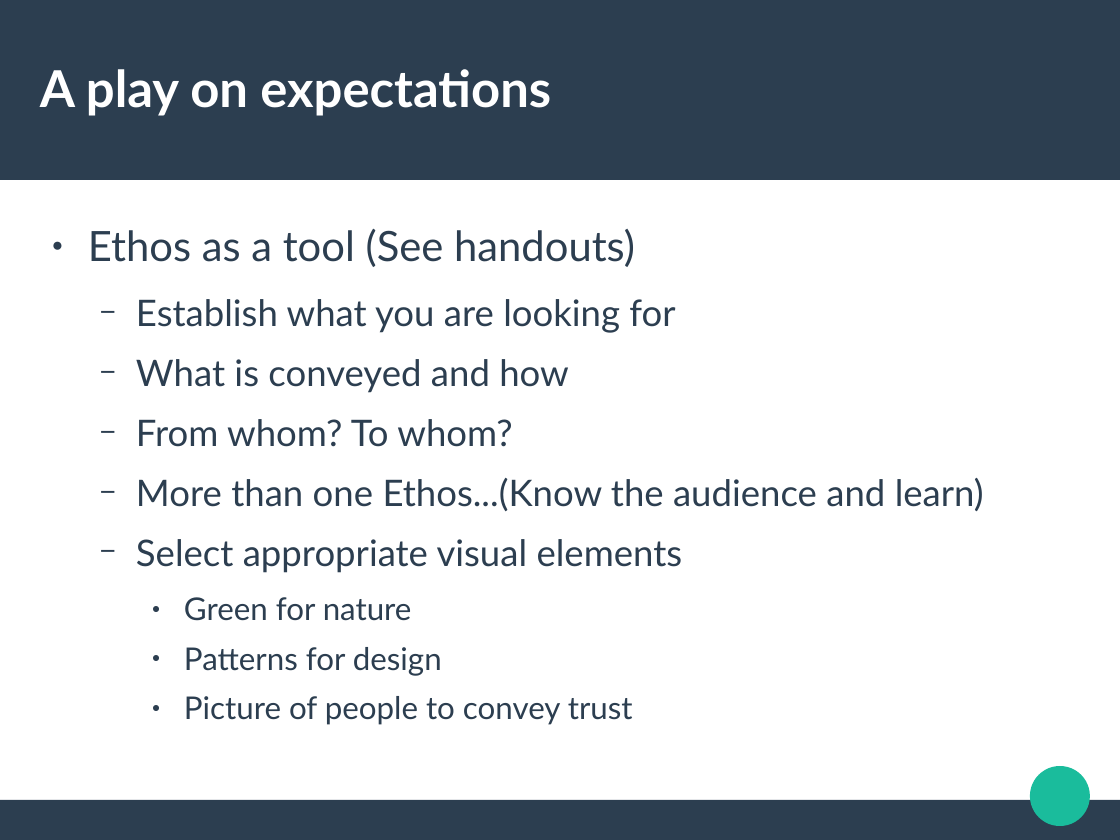
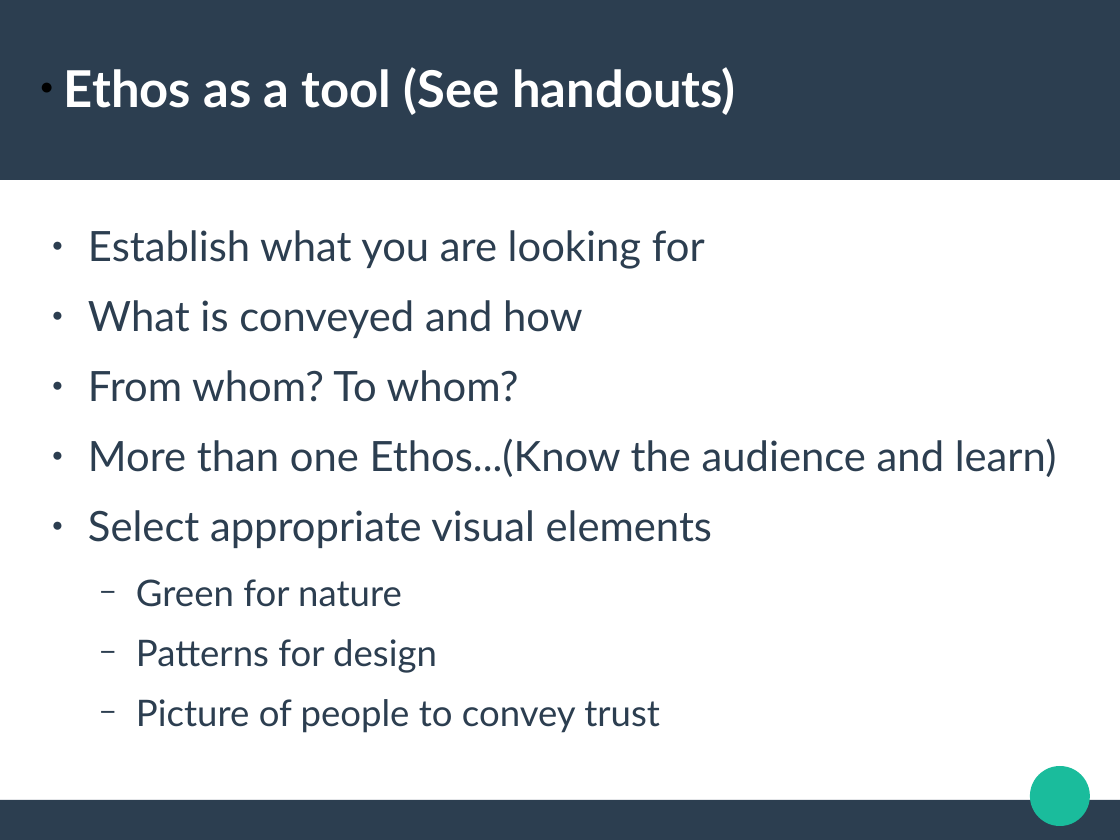
Before and after one commit to codedevstem/School, a slide deck: slide 5 of dikult205/present/Presentation.odp. Drawn at 1120x840 pixels with LibreOffice and Linux fonts; fonts in the diff are those of the drawing. Boxes give left, top, right and bottom in pixels: in the first picture for what was removed or moved away, otherwise in the second. Text is boxed around its words. In the diff, an @@ line names an element or a change of style, - is before the commit and + after.

```diff
--- a/dikult205/present/Presentation.odp
+++ b/dikult205/present/Presentation.odp
@@ title at (x1=64, y1=67, x2=736, y2=115): text changed @@
-A play on expectations
+● Ethos as a tool (See handouts)
@@ text "Establish what you are looking ..." at (x1=88, y1=230, x2=1057, y2=733): size 25.9 to 29.6 pt in "Establish what you are looking for", "What is conveyed and how", "From whom? To whom?", "More than one Ethos...(Know the audience and ..." and 1 more places; size 22.2 to 25.9 pt in "Green for nature", "Patterns for design", "Picture of people to convey trust"; bullet − to ●; list level 2 to 1 in "Establish what you are looking ..."; list level 2 to 1 in "What is conveyed and how"; list level 2 to 1 in "From whom? To whom?"; list level 2 to 1 in "More than one Ethos...(Know the ..."; list level 2 to 1 in "Select appropriate visual elements"; bullet ● to −; list level 3 to 2 in "Green for nature"; list level 3 to 2 in "Patterns for design"; list level 3 to 2 in "Picture of people to convey ..." @@
@@ text at (x1=88, y1=229, x2=635, y2=267): paragraph removed @@
-● Ethos as a tool (See handouts)
```
Also in this commit, not shown: 7 other slides changed, 1 other file.
